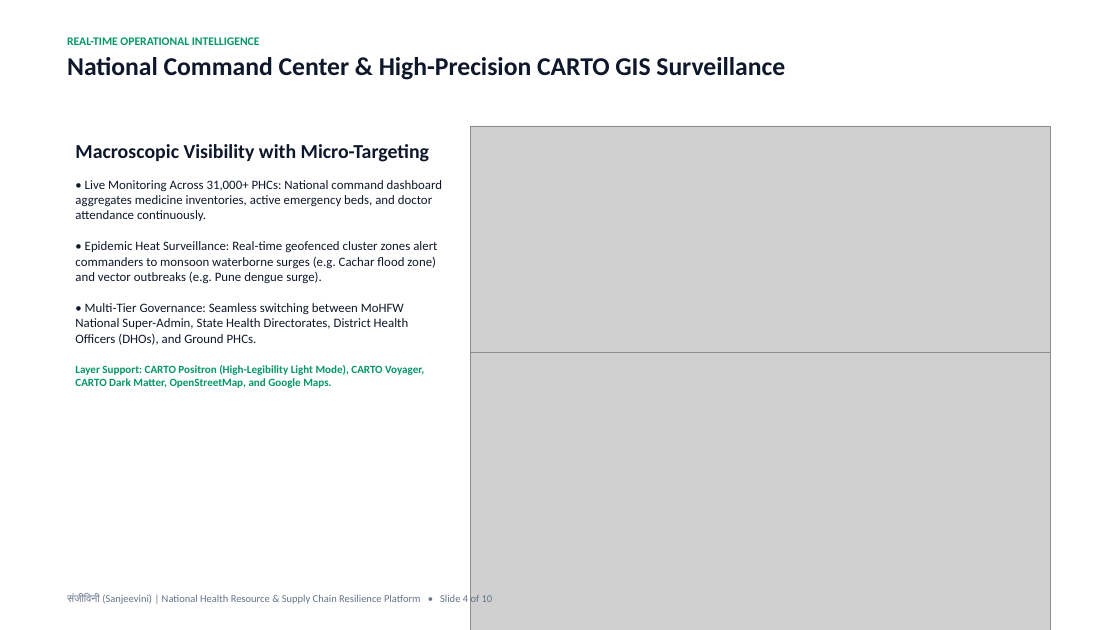
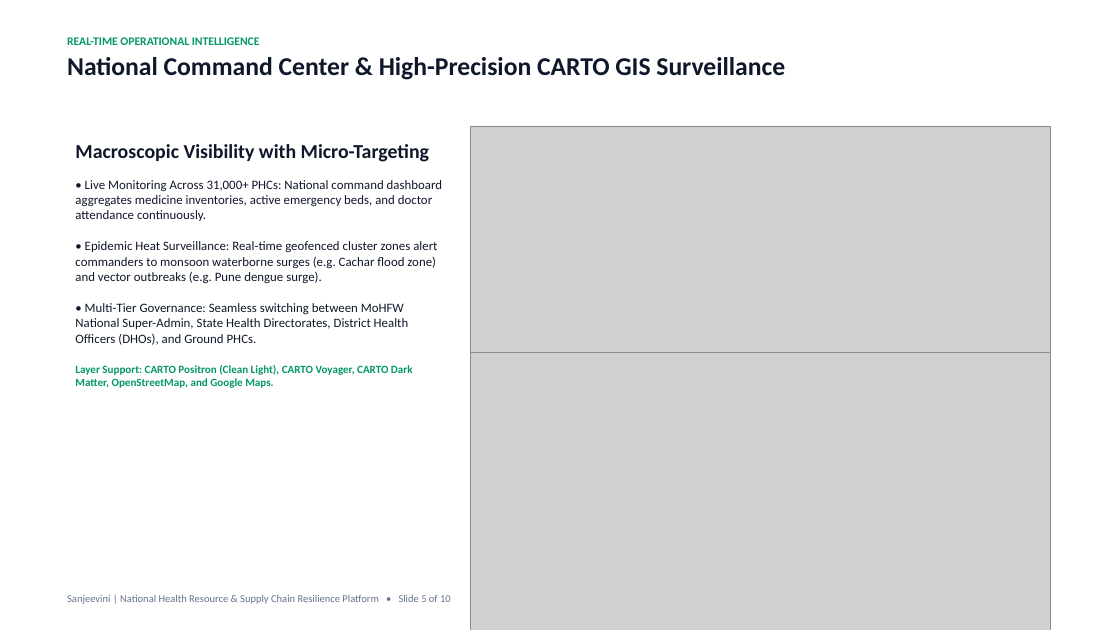
Before and after one commit to chiraghs/Sanjeevini, a slide deck: slide 5 of Pitch-DECK/Sanjeevini-Pitch-Deck.pptx (slide 4 before the commit). Drawn at 1120x630 pixels with LibreOffice and Linux fonts; fonts in the diff are those of the drawing; grey boxes stand for pictures. Boxes give left, top, right and bottom in pixels: in the first picture for what was removed or moved away, otherwise in the second. Text is boxed around its words. In the diff, an @@ line names an element or a change of style, - is before the commit and + after.

Commit message:
docs(pitch-deck): remove Devanagari Hindi text and integrate 5-tier System Architecture from README into 10-slide deck

```diff
--- a/Pitch-DECK/Sanjeevini-Pitch-Deck.pptx
+++ b/Pitch-DECK/Sanjeevini-Pitch-Deck.pptx
@@ text at (75, 365, 413, 388): text changed @@
-Layer Support: CARTO Positron (High-Legibility Light Mode), CARTO Voyager, CARTO Dark Matter, OpenStreetMap, and Google Maps.
+Layer Support: CARTO Positron (Clean Light), CARTO Voyager, CARTO Dark Matter, OpenStreetMap, and Google Maps.
@@ text at (67, 594, 451, 604): text changed @@
-संजीविनी (Sanjeevini) | National Health Resource & Supply Chain Resilience Platform • Slide 4 of 10
+Sanjeevini | National Health Resource & Supply Chain Resilience Platform • Slide 5 of 10
```
Also in this commit, not shown: 8 other slides changed, 1 slide added, 1 slide removed, 2 other files.
